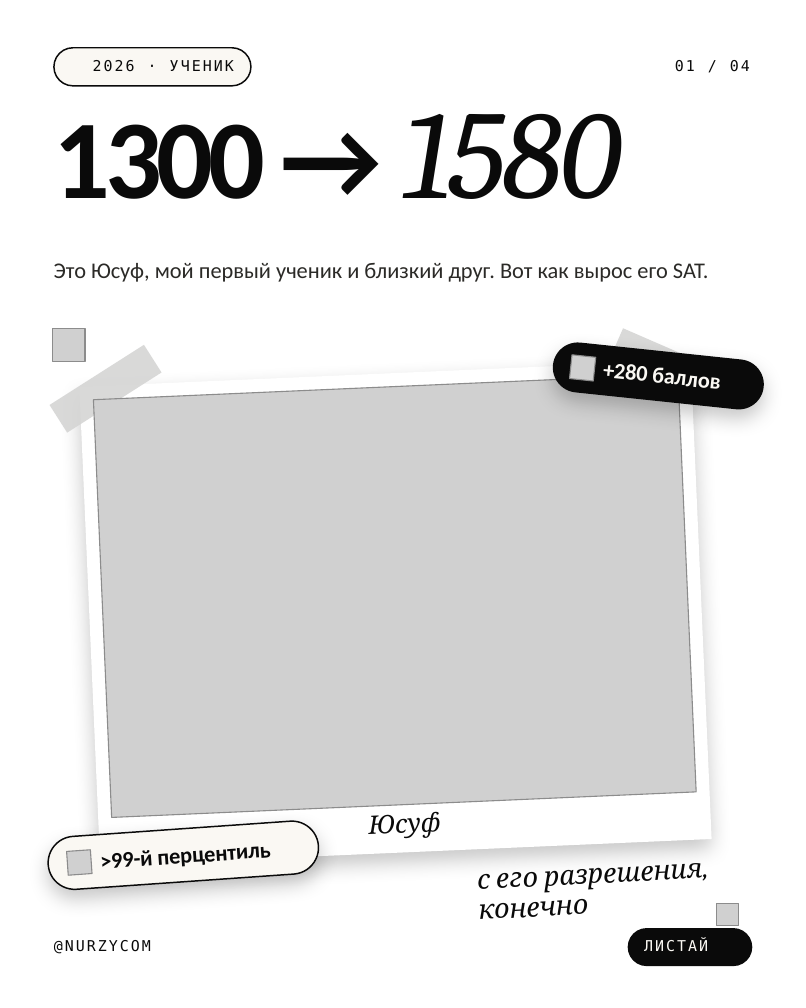
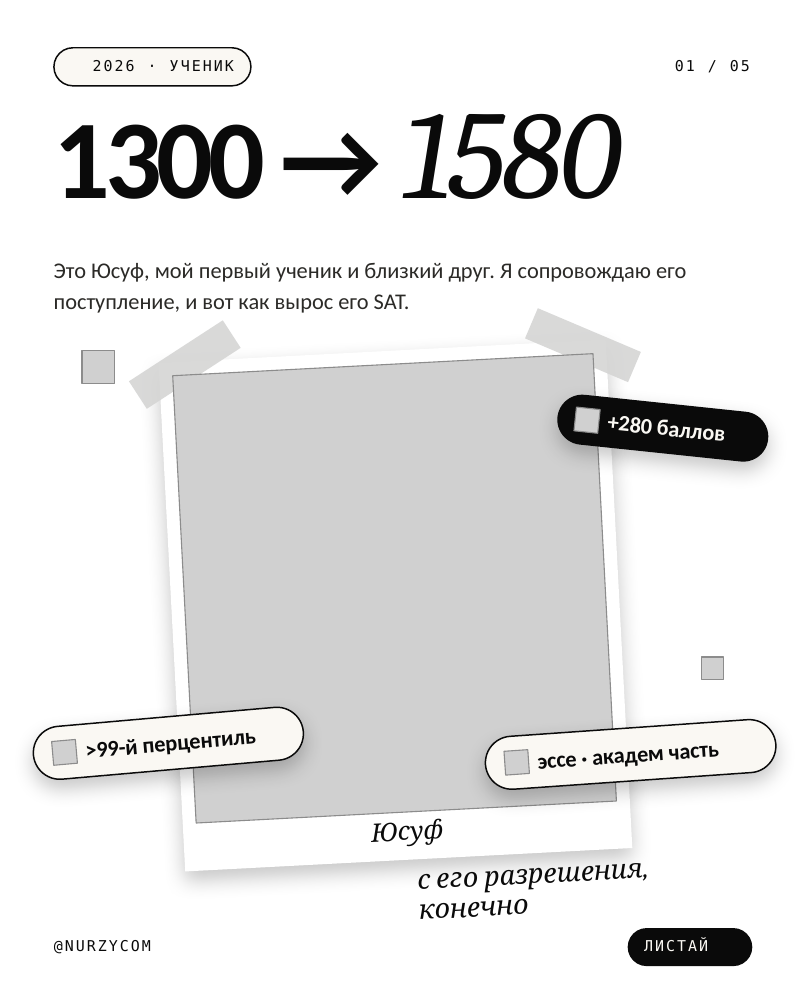
Before and after one commit to galiandojonathan-ship-it1/nurzycom_brand, a slide deck: slide 1 of social/pptx/yussuf-1580.pptx. Drawn at 806x1008 pixels with LibreOffice and Linux fonts; fonts in the diff are those of the drawing; grey boxes stand for pictures; background and template pictures are left out. Boxes give left, top, right and bottom in pixels: in the first picture for what was removed or moved away, otherwise in the second. Text is boxed around its words. In the diff, an @@ line names an element or a change of style, - is before the commit and + after.

```diff
--- a/social/pptx/yussuf-1580.pptx
+++ b/social/pptx/yussuf-1580.pptx
@@ text at [675,60,750,72]: text changed @@
-01 / 04
+01 / 05
@@ text at [54,263,686,313]: text changed @@
-Это Юсуф, мой первый ученик и близкий друг. Вот как вырос его SAT.
+Это Юсуф, мой первый ученик и близкий друг. Я сопровождаю его поступление, и вот как вырос его SAT.
@@ rectangle: place and size @@
-rectangle at [49,344,161,433]
+rectangle at [129,320,241,409]
@@ rectangle: place and size @@
-rectangle at [609,328,725,403]
+rectangle at [525,308,640,383]
@@ picture: place and size @@
-picture at [53,329,86,362]
+picture at [82,350,115,384]
@@ rectangle: place and size @@
-rectangle at [79,360,711,865]
+rectangle at [159,339,633,871]
@@ picture: place and size @@
-picture at [93,374,696,817]
+picture at [172,354,616,823]
@@ rounded rectangle: place and size @@
-rounded rectangle at [550,339,766,412]
+rounded rectangle at [555,392,770,464]
@@ picture: place and size @@
-picture at [569,355,595,381]
+picture at [574,407,600,433]
@@ text "+280 баллов": place and size @@
-text "+280 баллов" at [603,364,647,381]
+text "+280 баллов" at [607,416,651,434]
@@ picture: place and size @@
-picture at [717,903,739,925]
+picture at [702,657,724,679]
@@ rounded rectangle added at [32,705,306,781], fill #FAF8F3, outline #0A0A0A 1 pt @@
@@ text ">99-й перцентиль" at [86,739,138,757]: rotation 356 to 355 degrees @@
@@ text ">99-й перцентиль": place and size @@
-text ">99-й перцентиль" at [101,846,271,868]
+text ">99-й перцентиль" at [86,739,138,757]
@@ rounded rectangle: place and size @@
-rounded rectangle at [47,819,321,891]
+rounded rectangle at [483,717,777,790]
@@ picture at [52,739,77,765]: rotation 356 to 355 degrees @@
@@ picture added at [504,749,530,775] @@
@@ text added at [538,749,665,769], 15 pt, text #0A0A0A, bold @@
+эссе · академ часть
@@ text "Юсуф": place and size @@
-text "Юсуф" at [369,811,441,838]
+text "Юсуф" at [372,818,444,847]
@@ text "с его разрешения,": place and size @@
-text "с его разрешения," at [478,863,703,919]
+text "с его разрешения," at [418,863,644,919]
```
Also in this commit, not shown: 2 other slides changed, 2 slides added, 1 slide removed, 13 other files.
